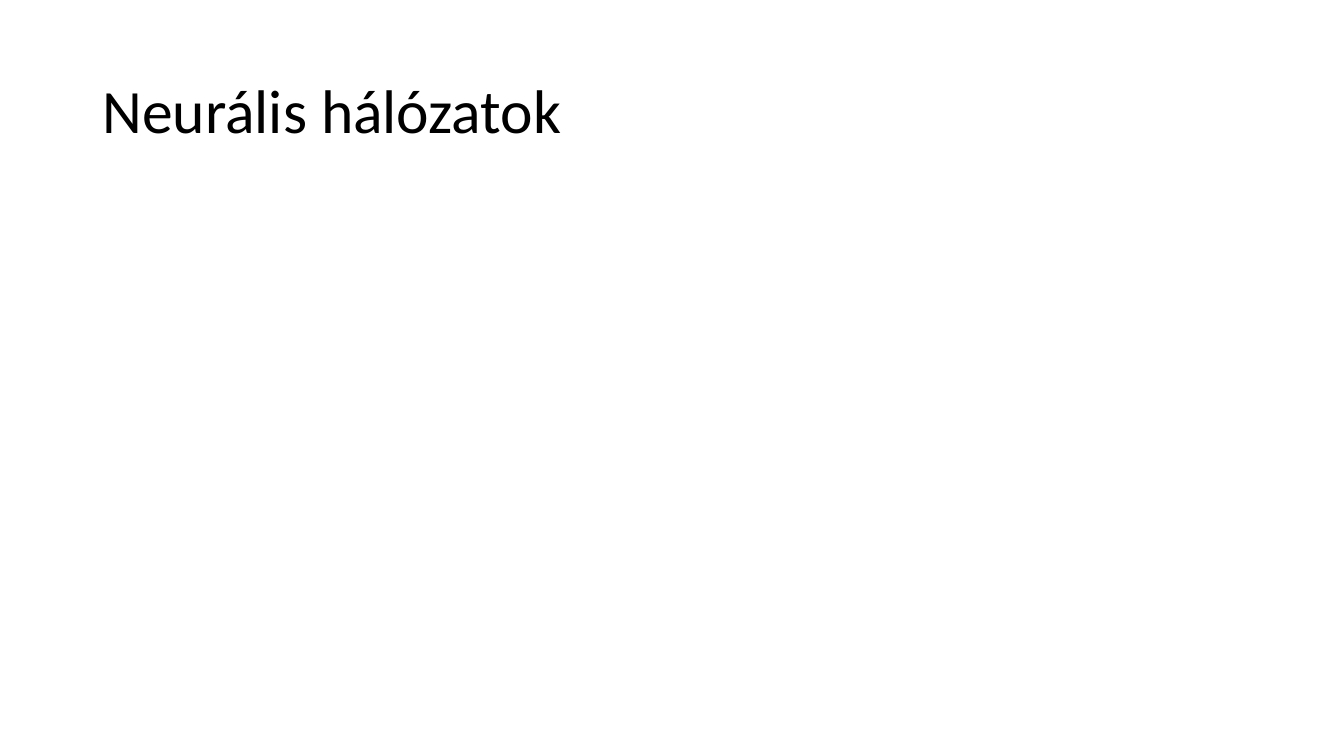
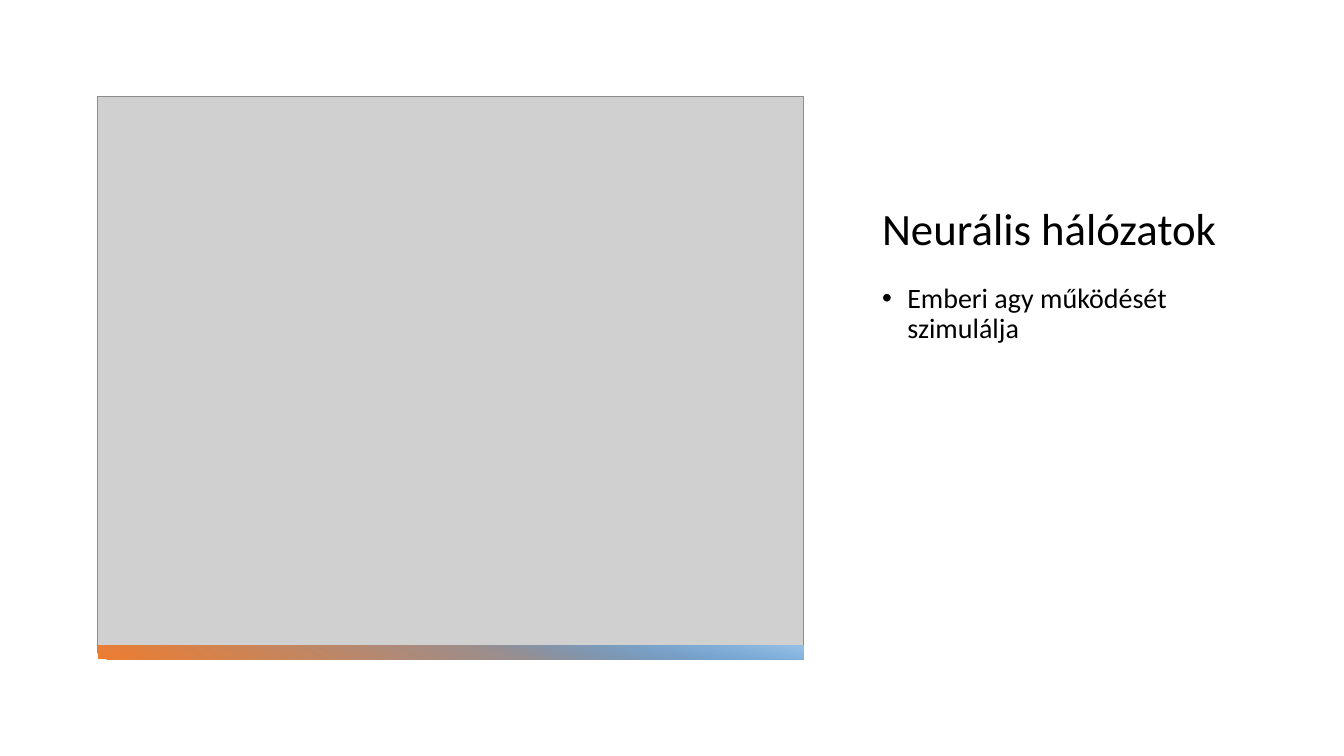
Before and after one commit to peterdaviid/ai-ppt, a slide deck: slide 8 of ai ppt.pptx (slide 7 before the commit). Drawn at 1344x756 pixels with LibreOffice and Linux fonts; fonts in the diff are those of the drawing; grey boxes stand for pictures. Boxes give left, top, right and bottom in pixels: in the first picture for what was removed or moved away, otherwise in the second. Text is boxed around its words. In the diff, an @@ line names an element or a change of style, - is before the commit and + after.

Commit message:
ppt készítés
rafi: történet
szilárd: neurális hálózat, gépi tanulás
dávid: képek, formázás, történet

```diff
--- a/ai ppt.pptx
+++ b/ai ppt.pptx
@@ title "Neurális hálózatok": place and size @@
-title "Neurális hálózatok" at <box>102,90,561,134</box>
+title "Neurális hálózatok" at <box>882,214,1216,246</box>
@@ title "Neurális hálózatok" at <box>882,214,1216,246</box>: size 44 to 32 pt; vertical alignment middle to bottom @@
@@ picture added at <box>98,97,805,653</box> @@
@@ text added at <box>907,288,1167,343</box>, 20 pt, text #000000 @@
+• Emberi agy működését szimulálja
@@ rectangle added at <box>97,646,804,659</box>, fill gradient #ED7D31 to #5B9BD5 @@
@@ rectangle added at <box>461,646,804,659</box>, fill gradient #5B9BD5 to #9DC3E6 @@
```
Also in this commit, not shown: 8 other slides changed, 3 slides added, 2 slides removed.
